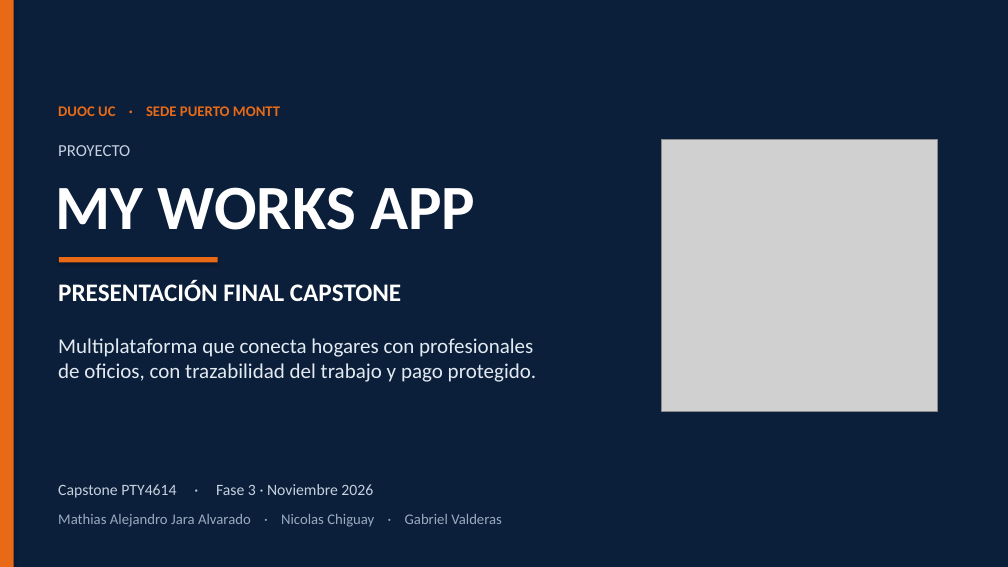
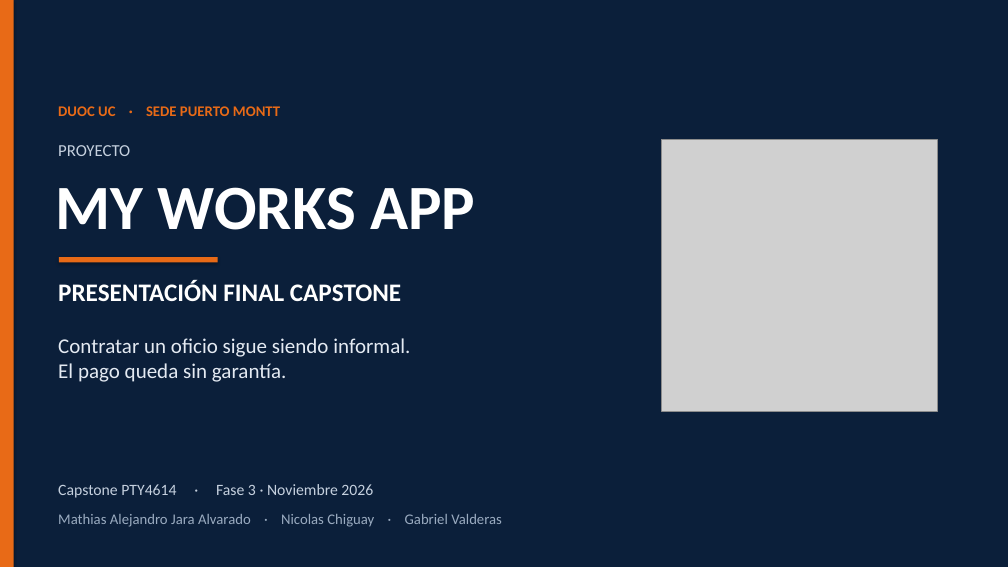
Before and after one commit to MathiasAlejandr0/MyWorksAppProyect, a slide deck: slide 1 of Fase 2/Presentacion_final_MyWorksApp.pptx. Drawn at 1008x567 pixels with LibreOffice and Linux fonts; fonts in the diff are those of the drawing; grey boxes stand for pictures. Boxes give left, top, right and bottom in pixels: in the first picture for what was removed or moved away, otherwise in the second. Text is boxed around its words. In the diff, an @@ line names an element or a change of style, - is before the commit and + after.

```diff
--- a/Fase 2/Presentacion_final_MyWorksApp.pptx
+++ b/Fase 2/Presentacion_final_MyWorksApp.pptx
@@ text at [58, 338, 410, 382]: text changed @@
-Multiplataforma que conecta hogares con profesionales
-de oficios, con trazabilidad del trabajo y pago protegido.
+Contratar un oficio sigue siendo informal.
+El pago queda sin garantía.
```
Also in this commit, not shown: 20 other slides changed, 5 other files.
